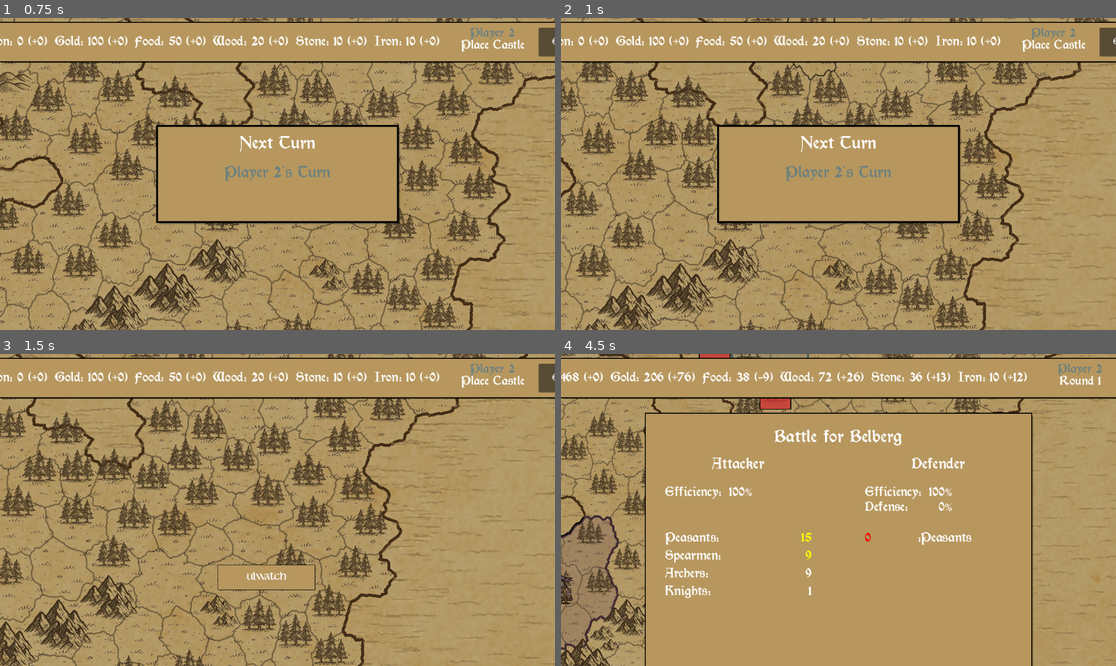
Above: before the commit, frames 1-4 (two rows, left to right).
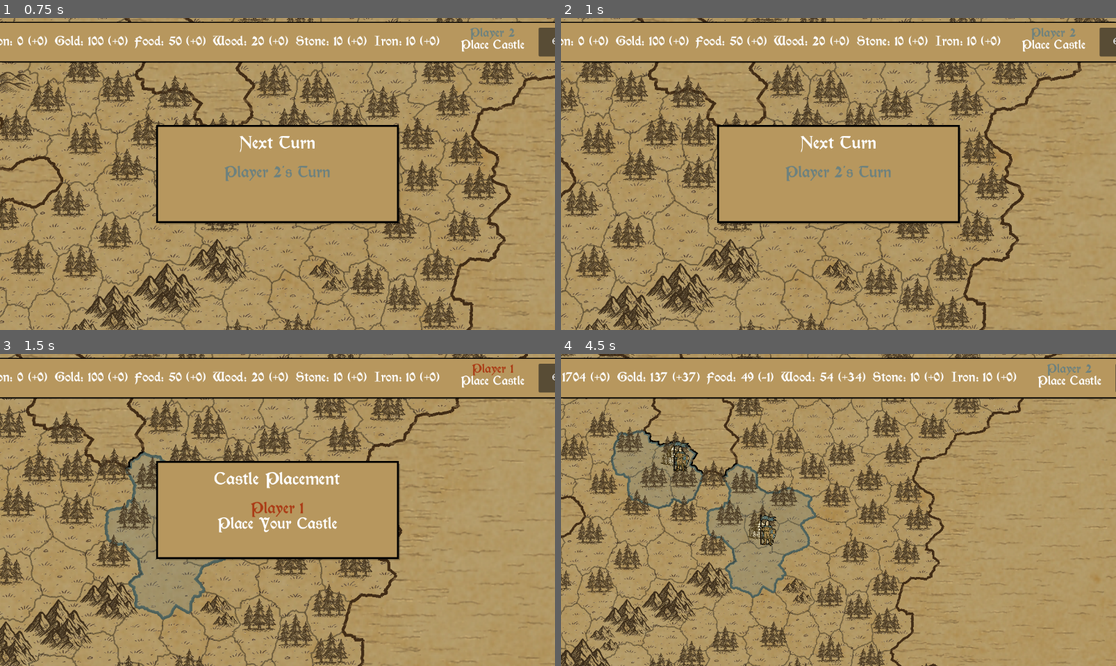
Above: after the commit, the same moments.

Repository: MagicKrol/vikings
Game: Godot game, scene res://main.tscn
Same seed, same stepped clock (60 frames per second), same inputs: the game is played once before the commit and once after it.
Inputs (mouse positions are in pixels of both pictures, inside the frame that each line leads up to):
- Up to frame 1 (0.75 s): tap Enter at 0.5 s; move the mouse to (399, 158) at 0.52 s; hold Right (ui_right) from 0.53 s (still down); hold Shift from 0.53 s (still down); click (399, 158) at 0.67 s
- Up to frame 2 (1 s): keep holding Right (ui_right); keep holding Shift; tap Space at 0.77 s
- Up to frame 3 (1.5 s): release Right (ui_right) at 1.25 s; release Shift at 1.25 s; drag from (166, 525) to (249, 572) at 1.27 s
- Up to frame 4 (4.5 s): move the mouse to (894, 441) at 2.02 s; hold Right (ui_right) 2.03-2.75 s; tap E at 2.1 s; drag from (810, 572) to (672, 463) at 2.77 s; tap Space at 3.5, 3.77 s; move the mouse to (1005, 556) at 3.52 s; hold Left (ui_left) 3.53-4.25 s; tap Enter at 3.6 s; drag from (672, 463) to (755, 432) at 4.27 s

Frame 1 is identical in both runs. In frame 2, less than 0.1% of the frame differs, in the area x 40-50%, y 0-20%; in frame 3, 7.1%; in frame 4, 20%, in the area x 0-100%, y 0-100%.

Commit message:
feat: pre refactoring

Diff:
--- a/BattleManager.gd
+++ b/BattleManager.gd
@@ -111,8 +111,18 @@
 		var battle_result = _get_battle_result()
 
 		if battle_result == "victory":
-			# Attackers won - only reduce efficiency, TurnController handles conquest
-			if pending_conquest_army != null and is_instance_valid(pending_conquest_army):
+			# Attackers won - handle conquest using GameManager's unified logic
+			if pending_conquest_army != null and is_instance_valid(pending_conquest_army) and pending_conquest_region != null:
+				var region_id = pending_conquest_region.get_region_id()
+				var player_id = pending_conquest_army.get_player_id()
+
+				# Use GameManager's unified conquest logic
+				if _game_manager:
+					_game_manager.get_region_manager().set_region_ownership(region_id, player_id)
+					_game_manager.refresh_ai_debug_scores()
+					print("[BattleManager] Player ", player_id, " conquered region ", region_id, " via unified system")
+
+				# Reduce efficiency
 				pending_conquest_army.reduce_efficiency(5)
 				print("[BattleManager] Reduced ", pending_conquest_army.name, " efficiency to ", pending_conquest_army.get_efficiency(), "% after battle")
 		elif battle_result == "withdrawal":
@@ -129,7 +139,7 @@
 	else:
 		print("[BattleManager] No pending conquest found")
 
-	# Emit battle finished signal for TurnController
+	# Emit battle finished signal
 	var result = _get_battle_result()
 	emit_signal("battle_finished", result)
 	print("[BattleManager] Battle finished with result: ", result)
--- a/TurnController.gd
+++ b/TurnController.gd
@@ -294,10 +294,10 @@
 	var target_region: Region = region_manager.map_generator.get_region_container_by_id(target_id)
 	if _should_trigger_battle(army, target_region):
 		emit_signal("battle_started", army, target_id)
-		battle_manager.start_battle(army, target_id)
-		var result: String = await battle_manager.battle_finished
+
+		# Use GameManager's unified battle system
+		var result: String = await game_manager.handle_army_battle(army, target_id)
 		if result == "victory":
-			region_manager.set_region_ownership(target_id, army.get_player_id())
 			emit_signal("region_conquered", target_id, army.get_player_id())
 			return true
 
--- a/click_manager.gd
+++ b/click_manager.gd
@@ -171,12 +171,13 @@
 			var current_player_id = _game_manager.get_current_player_id() if _game_manager else 1
 			var player_army_in_region = _army_manager.get_army_in_region(region_container, current_player_id)
 			if player_army_in_region != null and region_owner != current_player_id:
-				# Player has army in unowned region - delegate to BattleManager
+				# Player has army in unowned region - use PENDING conquest for humans
+				# This shows the battle modal and waits for human to click battle button
 				var battle_manager = _game_manager.get_battle_manager()
 				if battle_manager:
 					battle_manager.set_pending_conquest(player_army_in_region, region)
 
-					# Show battle modal
+					# Show battle modal for human interaction
 					var battle_modal = get_node("../UI/BattleModal") as BattleModal
 					battle_modal.show_battle(player_army_in_region, region)
 				return
@@ -234,9 +235,9 @@
 	else:
 		print("[ClickManager] Error: ArmyManager not available")
 
-# Legacy functions now handled by BattleManager - kept for compatibility during transition
+# Handle human battle completion - delegate to BattleManager which now calls GameManager
 func on_battle_modal_closed() -> void:
-	"""Delegate battle modal closure to BattleManager"""
+	"""Handle human battle modal closure - BattleManager will handle conquest via GameManager"""
 	var battle_manager = _game_manager.get_battle_manager() if _game_manager else null
 	if battle_manager:
 		battle_manager.handle_battle_modal_closed()
--- a/game_manager.gd
+++ b/game_manager.gd
@@ -32,12 +32,12 @@
 
 # Player type management (up to 6 players)
 var player_types: Array[PlayerTypeEnum.Type] = [
-	PlayerTypeEnum.Type.COMPUTER,   # Player 1 - Computer (temporarily for testing)
-	PlayerTypeEnum.Type.COMPUTER,   # Player 2 - Computer
-	PlayerTypeEnum.Type.COMPUTER,   # Player 3 - Computer
-	PlayerTypeEnum.Type.COMPUTER,   # Player 4 - Computer
-	PlayerTypeEnum.Type.COMPUTER,   # Player 5 - Computer
-	PlayerTypeEnum.Type.COMPUTER    # Player 6 - Computer
+	PlayerTypeEnum.Type.HUMAN,   # Player 1 - Computer (temporarily for testing)
+	PlayerTypeEnum.Type.HUMAN,   # Player 2 - Computer
+	PlayerTypeEnum.Type.OFF,   # Player 3 - Computer
+	PlayerTypeEnum.Type.OFF,   # Player 4 - Computer
+	PlayerTypeEnum.Type.OFF,   # Player 5 - Computer
+	PlayerTypeEnum.Type.OFF    # Player 6 - Computer
 ]
 
 
@@ -679,6 +679,34 @@
 	if _sound_manager:
 		_sound_manager.click_sound()
 
+# Battle coordination - unified system for both Human and AI players
+func handle_army_battle(army: Army, target_region_id: int) -> String:
+	"""
+	Unified battle handling for both Human and AI players
+	Returns: 'victory', 'defeat', or 'withdrawal'
+	"""
+	print("[GameManager] Starting unified battle for ", army.name, " vs region ", target_region_id)
+
+	# Start the battle using BattleManager
+	_battle_manager.start_battle(army, target_region_id)
+
+	# Wait for battle to complete
+	var result: String = await _battle_manager.battle_finished
+	print("[GameManager] Battle completed with result: ", result)
+
+	# Handle conquest for victory (only for AI immediate battles)
+	# Human battles use pending conquest and are handled in BattleManager
+	if result == "victory":
+		var player_id = army.get_player_id()
+		# Check if this is an AI player (immediate battle) vs Human player (pending battle)
+		if is_player_computer(player_id):
+			_region_manager.set_region_ownership(target_region_id, player_id)
+			print("[GameManager] AI Player ", player_id, " conquered region ", target_region_id)
+			refresh_ai_debug_scores()
+		# Human conquest is handled by BattleManager.handle_battle_modal_closed()
+
+	return result
+
 # Manager accessors for external systems
 func get_battle_manager() -> BattleManager:
 	"""Get the BattleManager instance"""
Not shown, changed: CLAUDE.md
